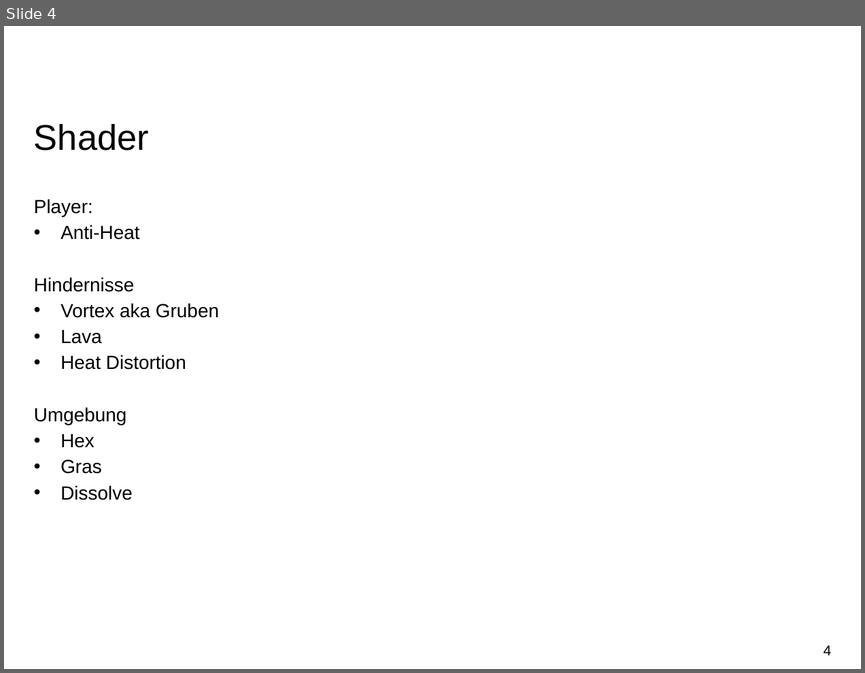
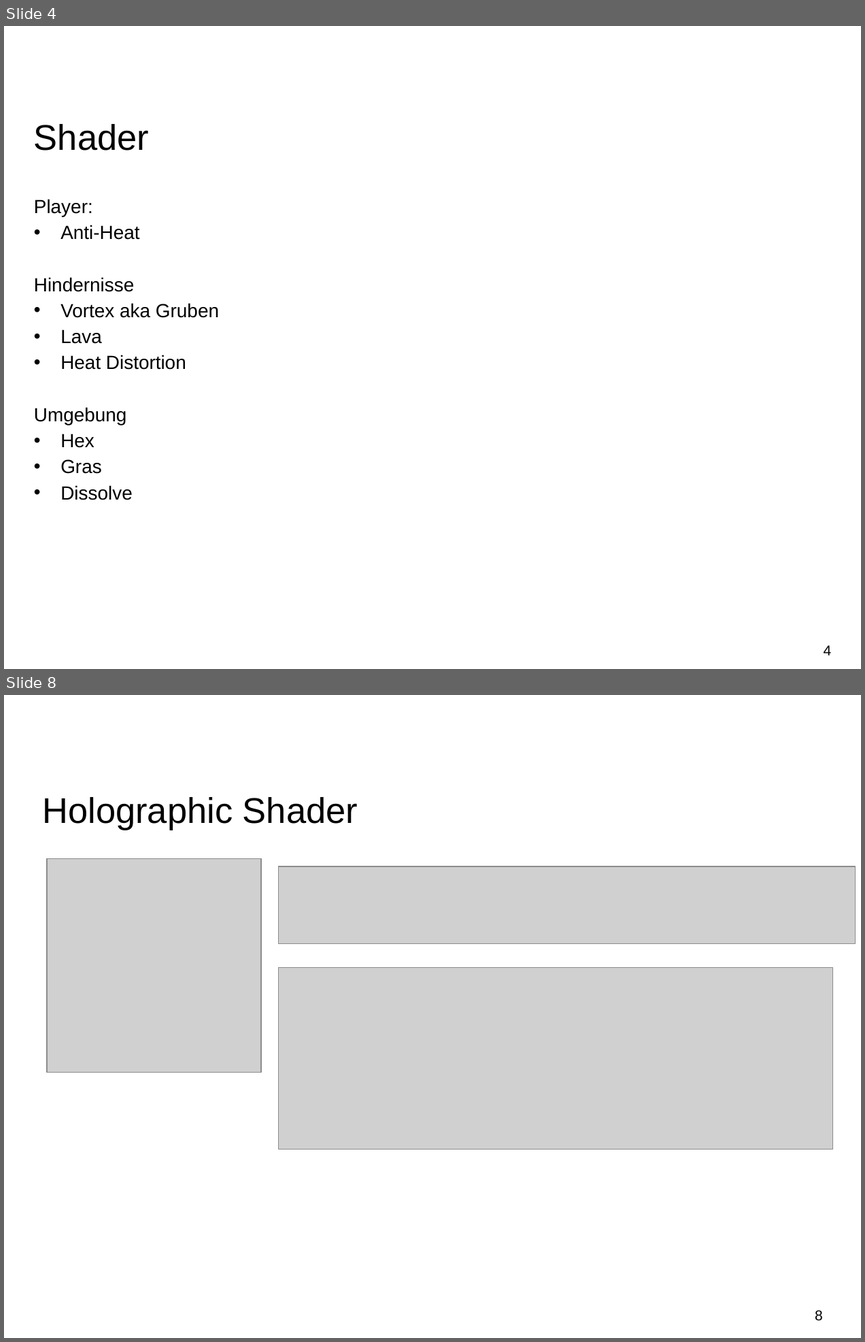
Before and after one commit to AwesomeSuri/ShaderKursWS2018-19, a slide deck: Documentation/Presentation.pptx. Shown one above the other, each under a label of ours: slide 4 before the commit, slides 4 and 8 after it; the slides between them are not shown. The pictures are 865x673 and 865x1342 pixels, drawn with LibreOffice and Linux fonts; fonts in the diff are those of the drawing; grey boxes stand for pictures; background and template pictures are left out. Boxes give left, top, right and bottom in pixels: in the first picture for what was removed or moved away, otherwise in the second. Text is boxed around its words. In the diff, an @@ line names an element or a change of style, - is before the commit and + after.

```diff
--- a/Documentation/Presentation.pptx
+++ b/Documentation/Presentation.pptx
@@ slide 8 added at bbox=[4, 695, 861, 1338], background #FFFFFF @@
@@ title added at bbox=[42, 797, 358, 830], 30 pt, text #000000 @@
+Holographic Shader
@@ picture added at bbox=[47, 859, 261, 1072] @@
@@ picture added at bbox=[278, 866, 855, 943] @@
@@ picture added at bbox=[278, 968, 832, 1149] @@
@@ page number added at bbox=[815, 1310, 823, 1321], 12 pt, text #000000 @@
+8
```
Also in this commit, not shown: 2 slides changed, 4 other slides added, 6 other files.
